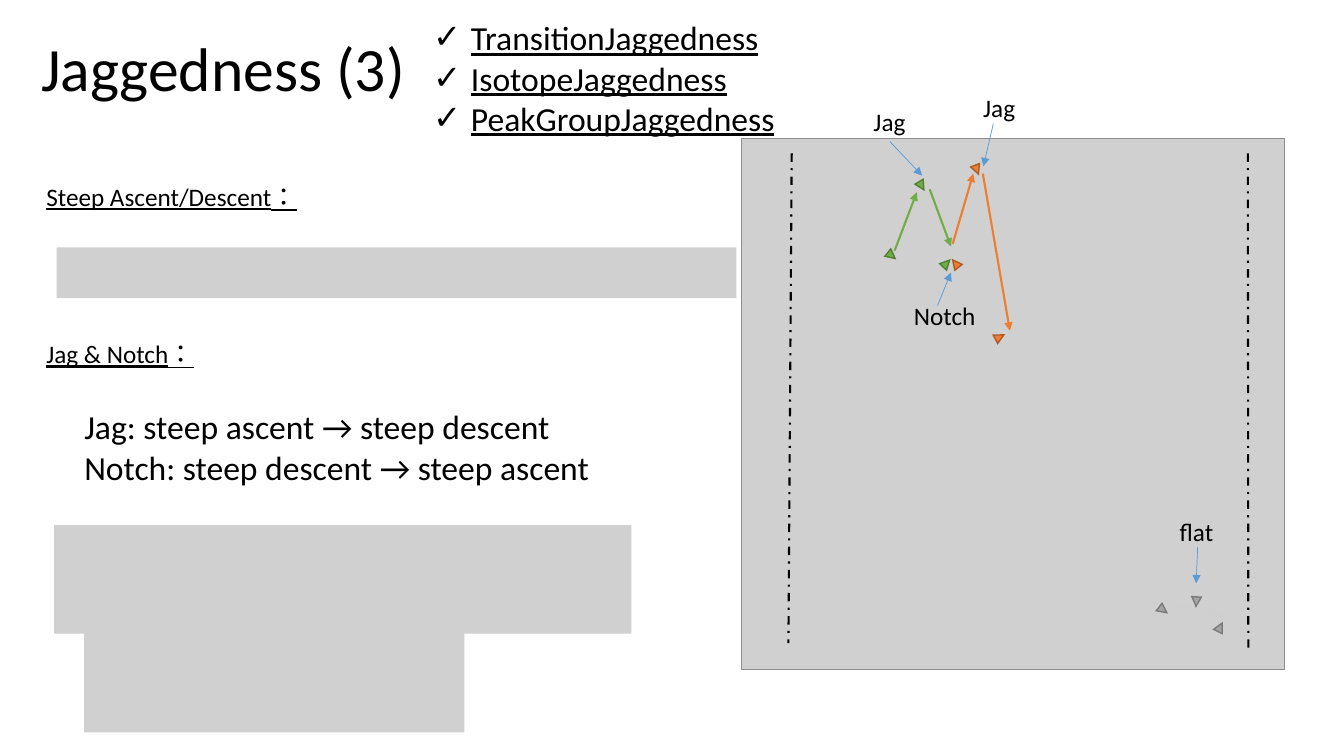
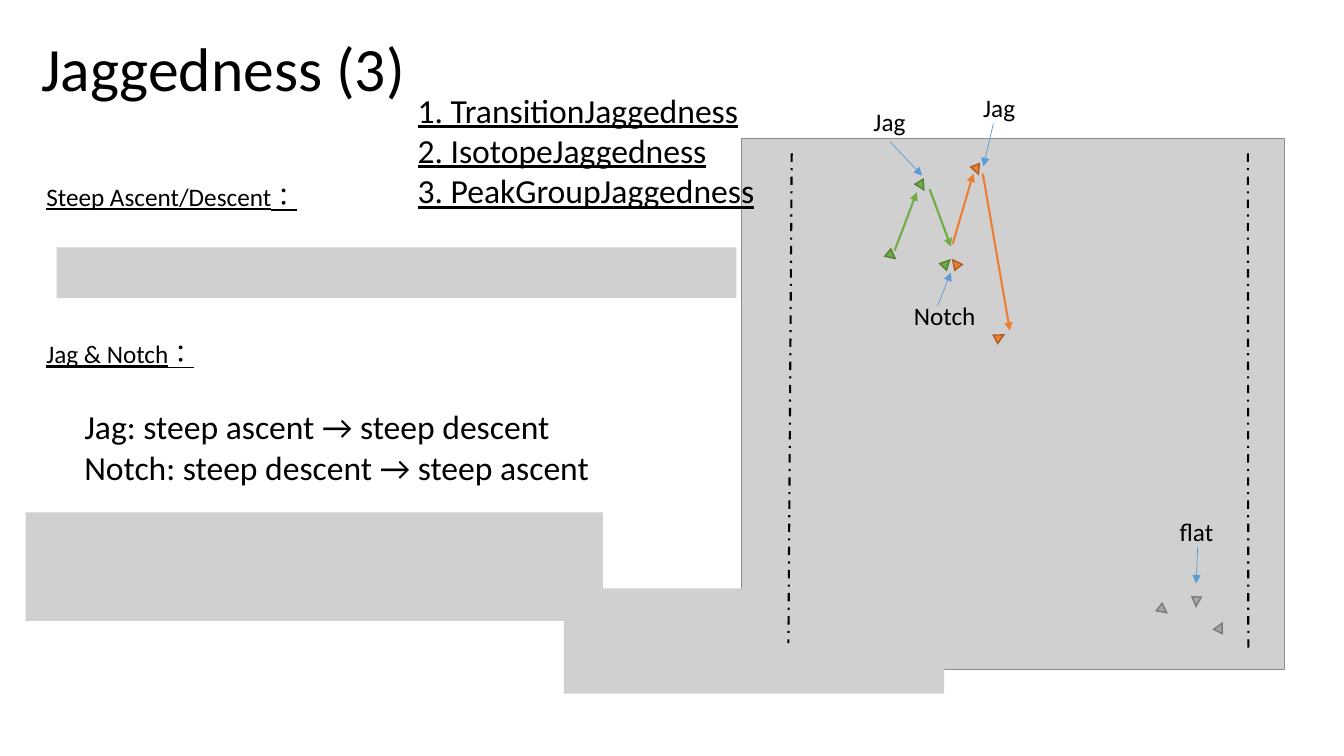
Before and after one commit to ChienChien0712/chromatogram_signal-s_peak_quality_scoring_system, a slide deck: slide 6 of ppt/MRM-QC指標_芊.pptx. Drawn at 1344x756 pixels with LibreOffice and Linux fonts; fonts in the diff are those of the drawing; grey boxes stand for pictures. Boxes give left, top, right and bottom in pixels: in the first picture for what was removed or moved away, otherwise in the second. Text is boxed around its words. In the diff, an @@ line names an element or a change of style, - is before the commit and + after.

Commit message:
peak_quality_scoring_system

```diff
--- a/ppt/MRM-QC指標_芊.pptx
+++ b/ppt/MRM-QC指標_芊.pptx
@@ text at bbox=[418, 99, 755, 212]: text changed @@
-✓ TransitionJaggedness
-✓ IsotopeJaggedness
-✓ PeakGroupJaggedness
+1. TransitionJaggedness
+2. IsotopeJaggedness
+3. PeakGroupJaggedness
@@ picture: place and size @@
-picture at bbox=[54, 525, 632, 634]
+picture at bbox=[25, 512, 603, 621]
@@ picture added at bbox=[564, 589, 944, 694] @@
@@ picture removed at bbox=[84, 627, 464, 732] @@
```
Also in this commit, not shown: 7 other slides changed, 10 other files.
